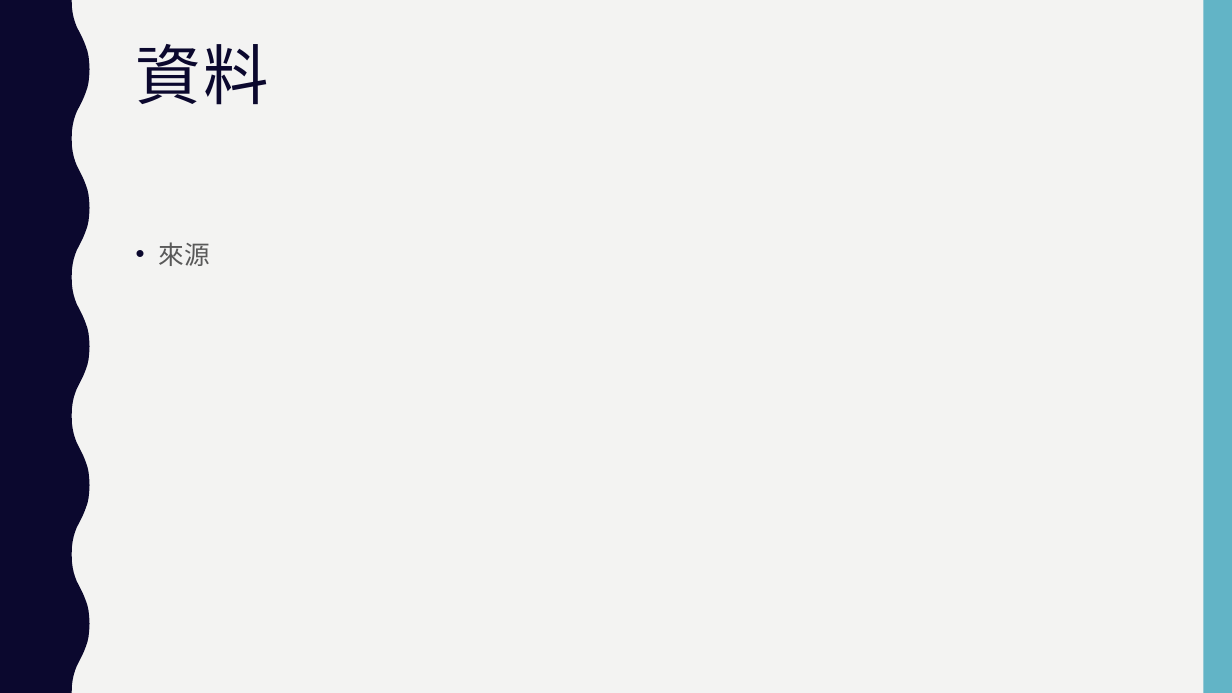
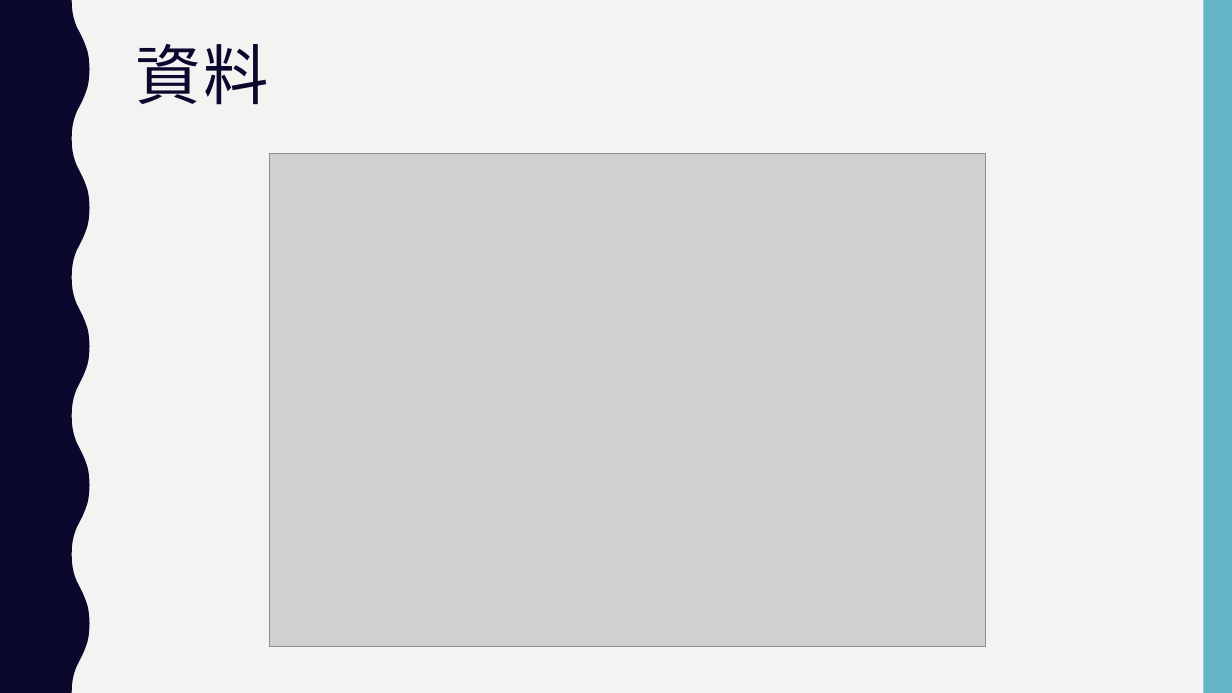
Before and after one commit to Aurako/NCCU2018_distributed-systems_group6, a slide deck: slide 6 of finalproject.pptx (slide 5 before the commit). Drawn at 1232x693 pixels with LibreOffice and Linux fonts; fonts in the diff are those of the drawing; grey boxes stand for pictures. Boxes give left, top, right and bottom in pixels: in the first picture for what was removed or moved away, otherwise in the second. Text is boxed around its words. In the diff, an @@ line names an element or a change of style, - is before the commit and + after.

Commit message:
ppt revised

```diff
--- a/finalproject.pptx
+++ b/finalproject.pptx
@@ picture added at <box>269,153,985,647</box> @@
@@ text removed at <box>159,242,210,266</box> @@
-• 來源
```
Also in this commit, not shown: 3 other slides changed.
